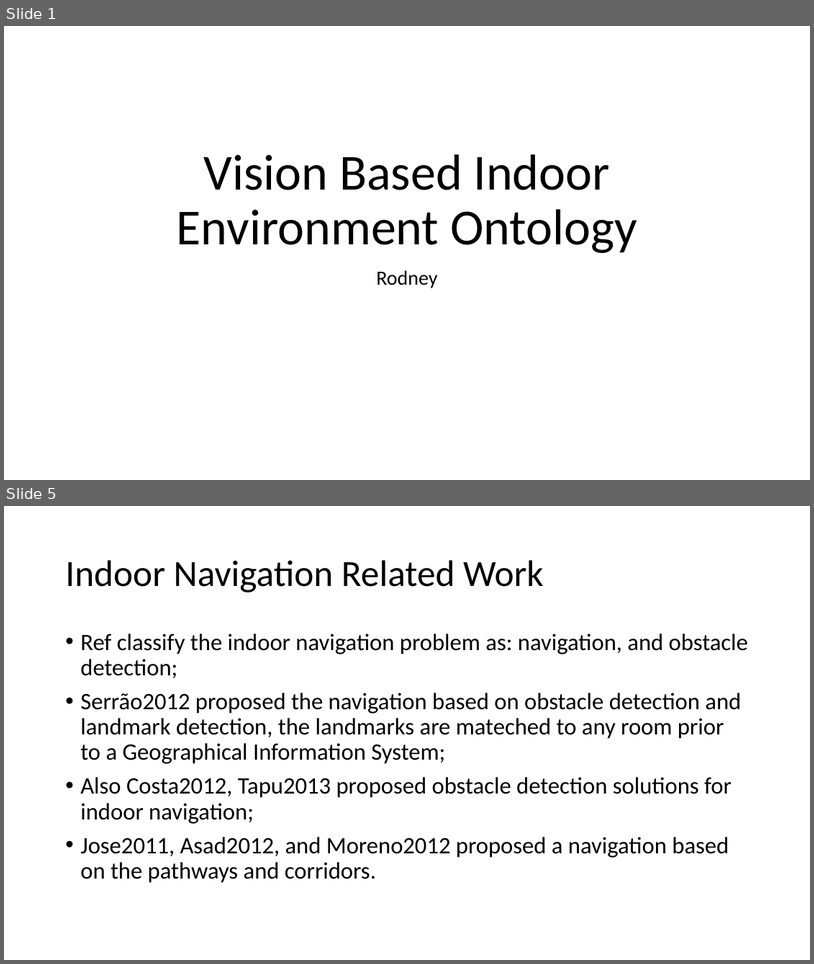
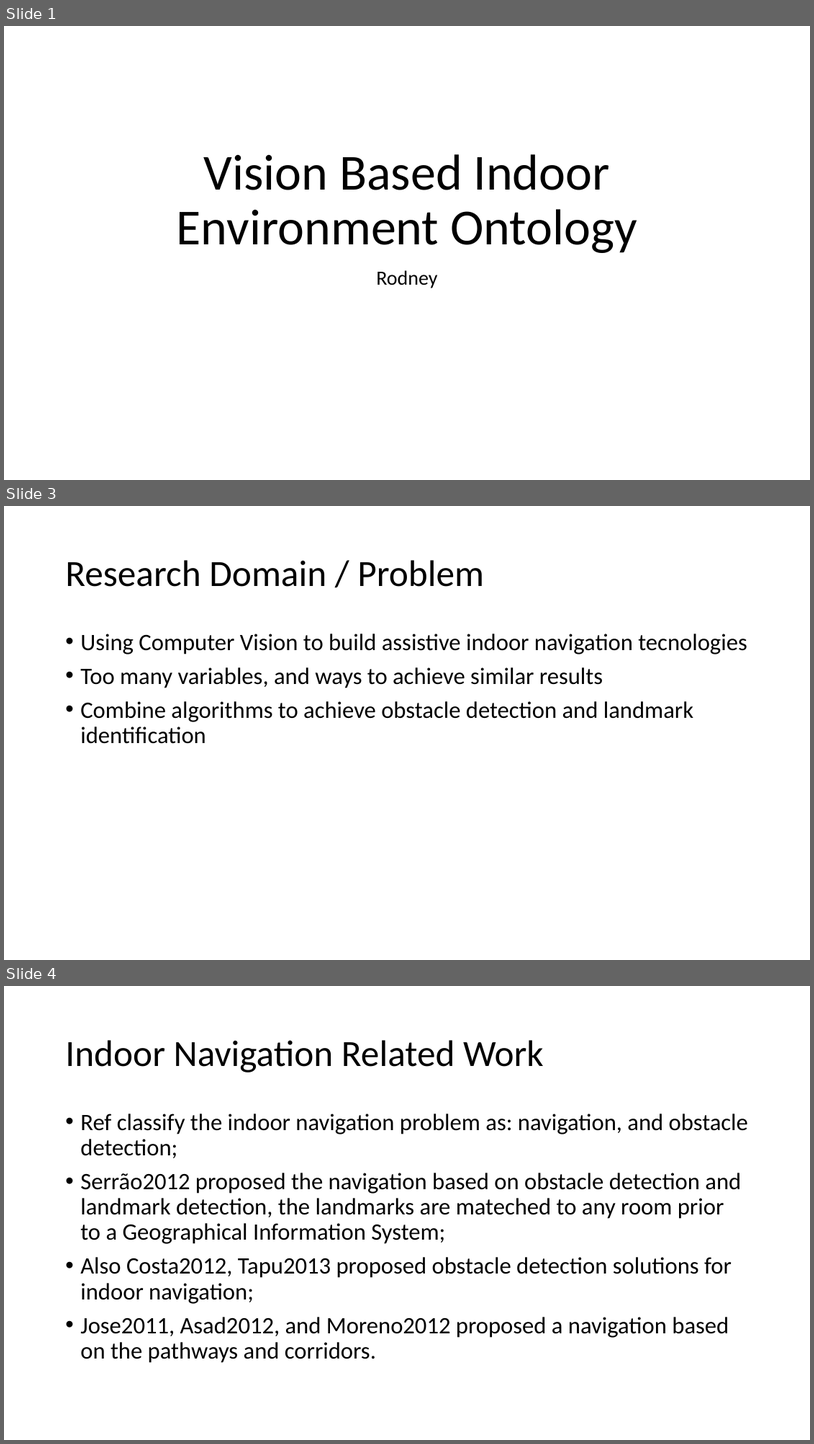
Before and after one commit to rodsnjr/vision_ontology, a slide deck: presentation.pptx. Shown one above the other, each under a label of ours: slides 1 and 5 before the commit, slides 1, 3 and 4 after it; the slides between them are not shown. The pictures are 814x964 and 814x1444 pixels, drawn with LibreOffice and Linux fonts; fonts in the diff are those of the drawing. Boxes give left, top, right and bottom in pixels: in the first picture for what was removed or moved away, otherwise in the second. Text is boxed around its words. In the diff, an @@ line names an element or a change of style, - is before the commit and + after.

```diff
--- a/presentation.pptx
+++ b/presentation.pptx
@@ slide 3 added at bbox=[4, 506, 810, 960], background #FFFFFF @@
@@ title added at bbox=[65, 560, 484, 587], 44 pt, text #000000 @@
+Research Domain / Problem
@@ text added at bbox=[80, 633, 747, 744], 28 pt, text #000000 @@
+• Using Computer Vision to build assistive indoor navigation tecnologies
+• Too many variables, and ways to achieve similar results
+• Combine algorithms to achieve obstacle detection and landmark identification
@@ what was slide 5 is now slide 4 @@
```
Also in this commit, not shown: 2 slides changed.
